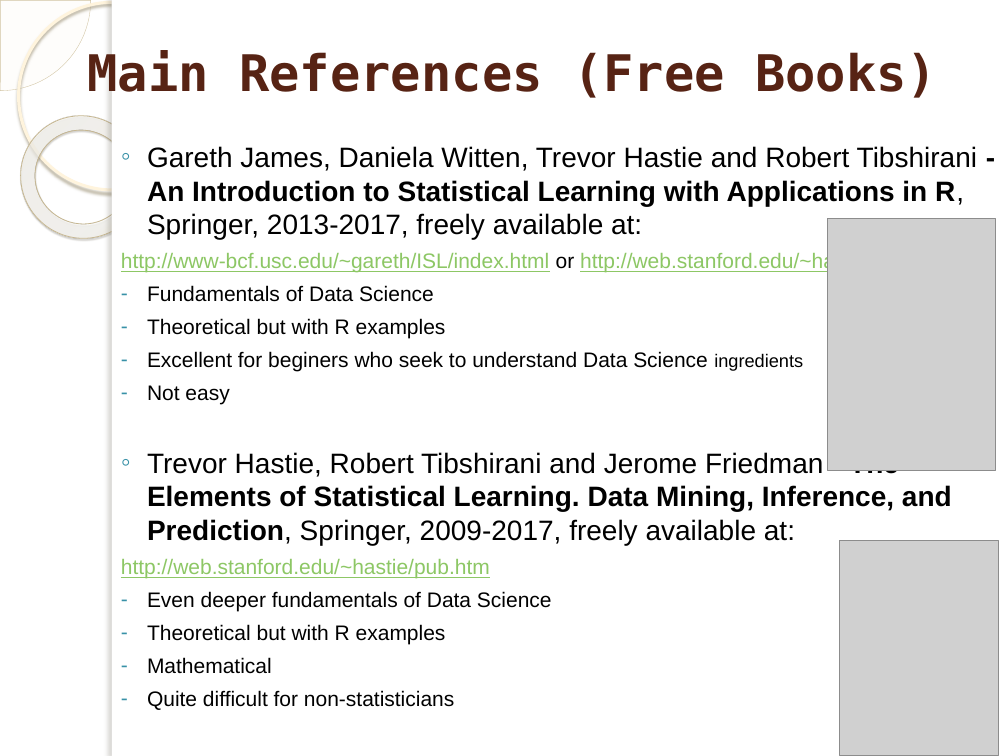
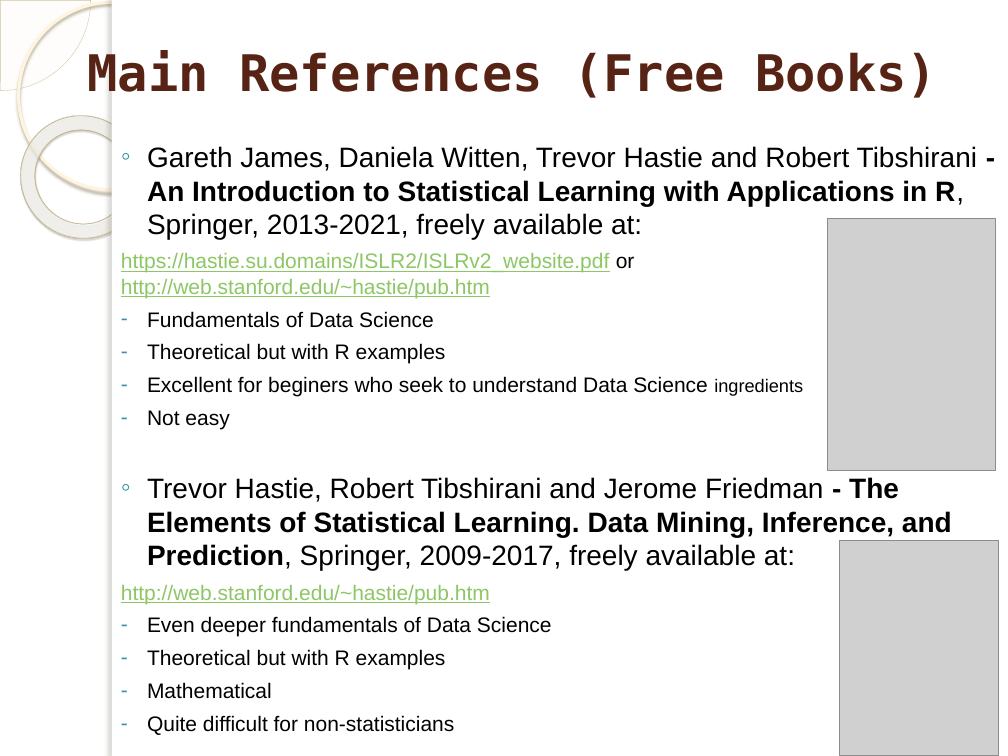
Before and after one commit to marinfotache/Data-Processing-Analysis-Science-with-R, a slide deck: slide 2 of 13 Introduction to Machine Learning and tidymodels ecosystem/13_Introduction to Machine Learning.pptx. Drawn at 1008x756 pixels with LibreOffice and Linux fonts; fonts in the diff are those of the drawing; grey boxes stand for pictures; background and template pictures are left out. Boxes give left, top, right and bottom in pixels: in the first picture for what was removed or moved away, otherwise in the second. Text is boxed around its words. In the diff, an @@ line names an element or a change of style, - is before the commit and + after.

```diff
--- a/13 Introduction to Machine Learning and tidymodels ecosystem/13_Introduction to Machine Learning.pptx
+++ b/13 Introduction to Machine Learning and tidymodels ecosystem/13_Introduction to Machine Learning.pptx
@@ text at box(121, 146, 977, 298): text changed @@
-  ◦ Gareth James, Daniela Witten, Trevor Hastie and Robert Tibshirani - An Introduction to Statistical Learning with Applications in R, Springer, 2013-2017, freely available at:
-  http://www-bcf.usc.edu/~gareth/ISL/index.html or http://web.stanford.edu/~hastie/pub.htm
+  ◦ Gareth James, Daniela Witten, Trevor Hastie and Robert Tibshirani - An Introduction to Statistical Learning with Applications in R, Springer, 2013-2021, freely available at:
+  https://hastie.su.domains/ISLR2/ISLRv2_website.pdf or http://web.stanford.edu/~hastie/pub.htm
```
Also in this commit, not shown: 13 other slides changed, 1 slide added, 2 slides removed, 2 other files.
